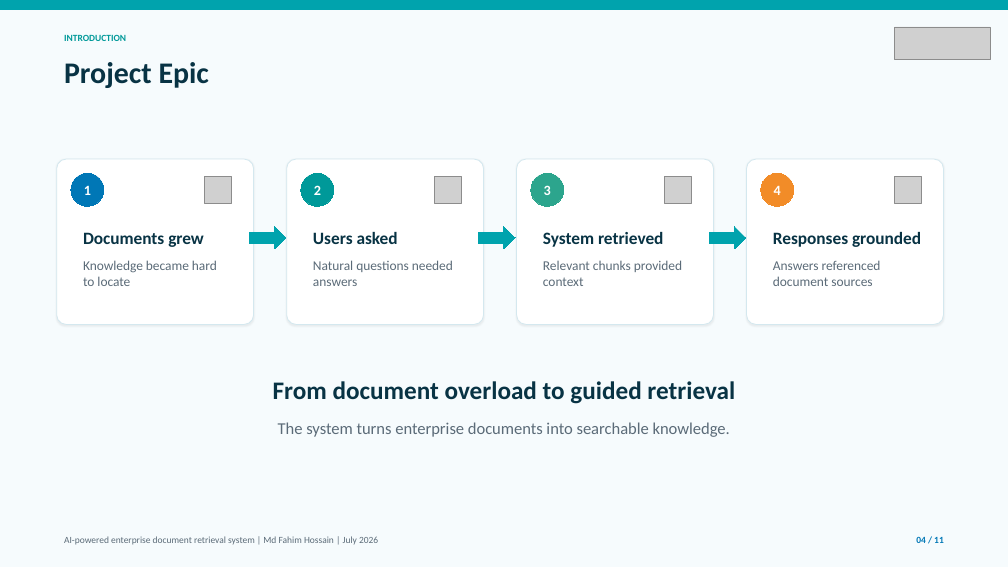
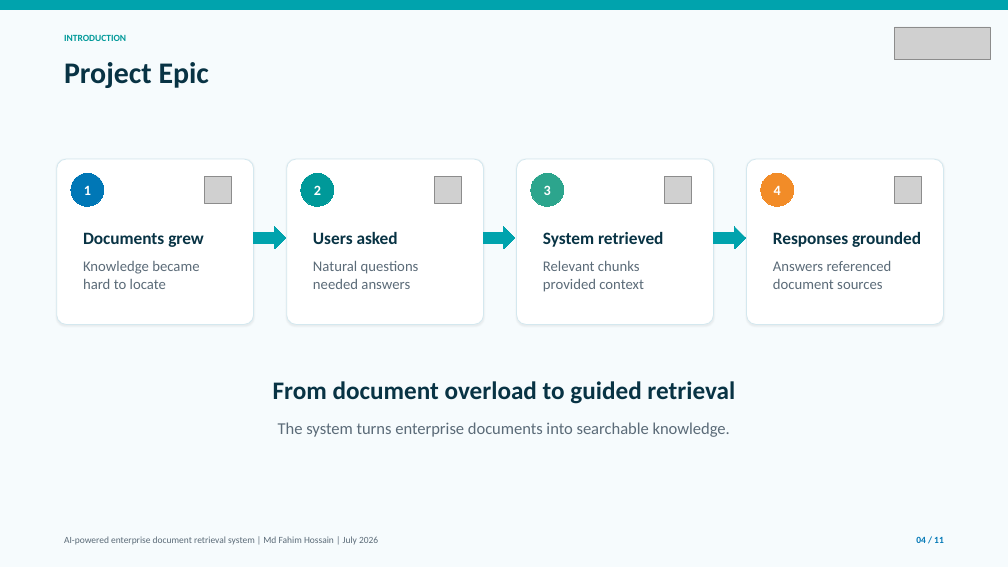
Before and after one commit to alifhossain174/Masters-Internship-Report, a slide deck: slide 4 of Software Specification & Design.pptx. Drawn at 1008x567 pixels with LibreOffice and Linux fonts; fonts in the diff are those of the drawing; grey boxes stand for pictures. Boxes give left, top, right and bottom in pixels: in the first picture for what was removed or moved away, otherwise in the second. Text is boxed around its words. In the diff, an @@ line names an element or a change of style, - is before the commit and + after.

```diff
--- a/Software Specification & Design.pptx
+++ b/Software Specification & Design.pptx
@@ right arrow: place and size @@
-right arrow at bbox=[479, 227, 515, 249]
+right arrow at bbox=[484, 227, 516, 249]
@@ right arrow: place and size @@
-right arrow at bbox=[710, 227, 746, 249]
+right arrow at bbox=[714, 227, 746, 249]
@@ size 12.8 to 14 pt in 4 elements at bbox=[83, 261, 199, 289], bbox=[313, 261, 419, 289], bbox=[543, 261, 644, 292], bbox=[773, 261, 892, 289] @@
```
Also in this commit, not shown: 9 other slides changed, 1 other file.
